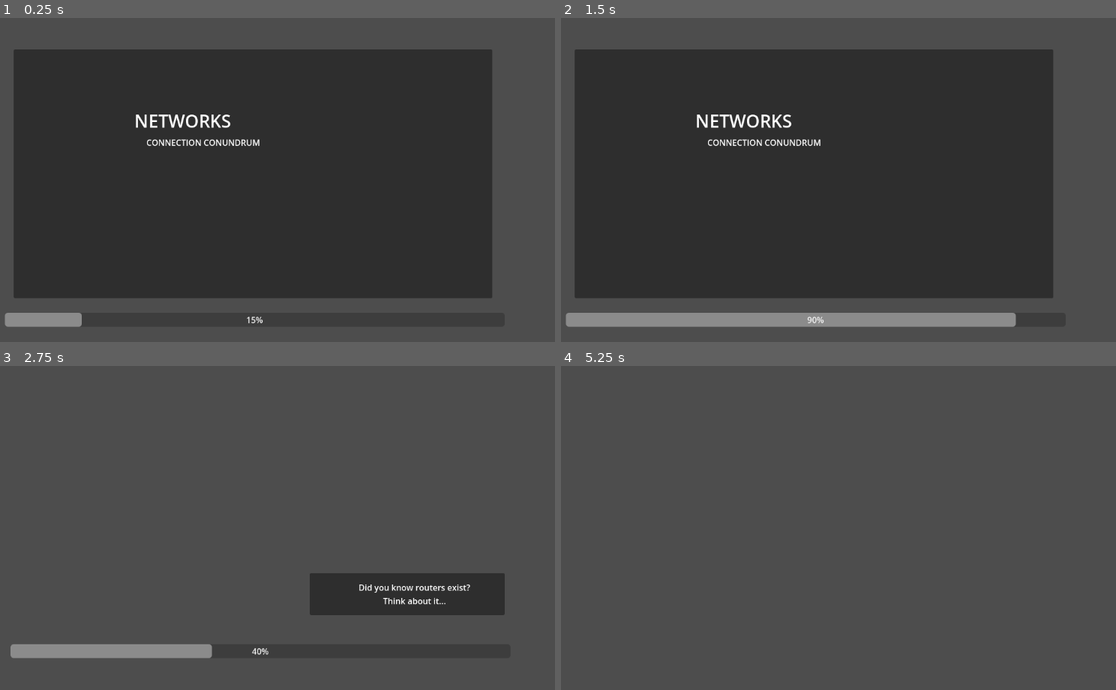
Above: before the commit, frames 1-4 (two rows, left to right).
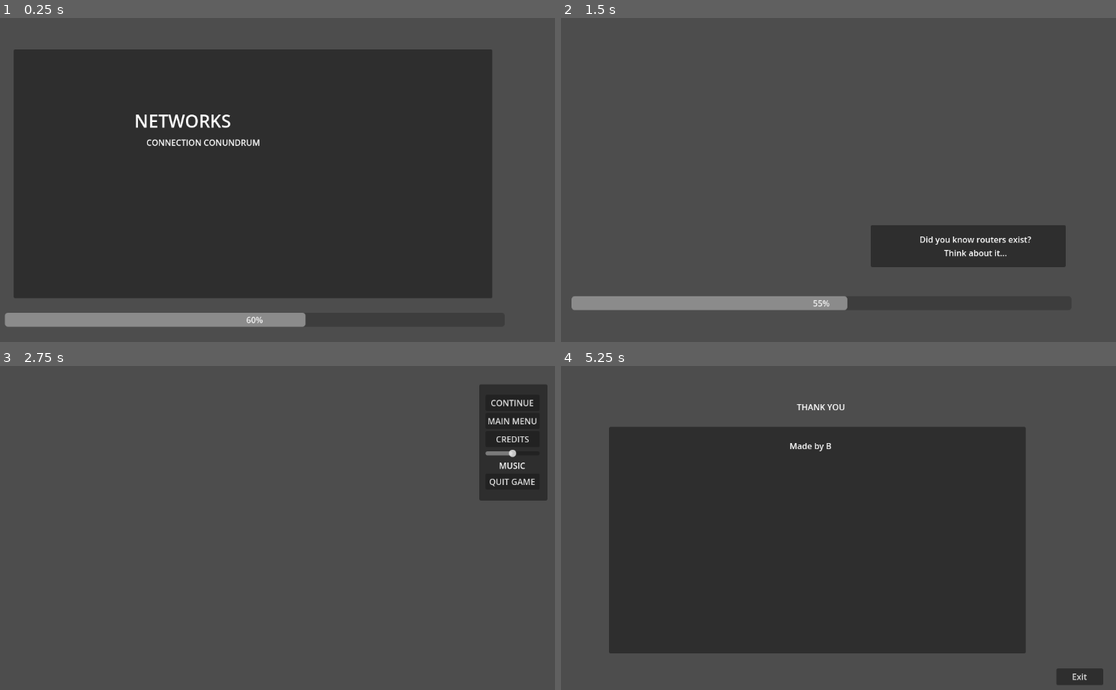
Above: after the commit, the same moments.

Repository: BcubeStudios/Netspace-Game
Game: Godot game, scene res://screens/opening.tscn
The game is run twice, just before and just after one commit, with the same random seed, the same clock (stepped at 60 frames per second) and the same inputs.
Inputs (mouse positions are in pixels of both pictures, inside the frame that each line leads up to):
- Up to frame 1 (0.25 s): no input
- Up to frame 2 (1.5 s): click (821, 183) at 0.5 s, where only the run after the commit has a clickable "START GAME"
- Up to frame 3 (2.75 s): click (260, 531) at 2 s, where only the run before the commit has a clickable "START GAME"
- Up to frame 4 (5.25 s): click (1071, 401) at 2.75 s, where only the run after the commit has a clickable "CONTINUE"; click (1071, 401) at 3.5 s, where only the run after the commit has a clickable "CONTINUE"; click (1071, 378) at 4.25 s, where only the run after the commit has a clickable "[insert menu icon]"; click (1071, 437) at 5 s, where only the run after the commit has a clickable "CREDITS"

The runs differ from the first frame. In frame 1, 1.8% of the frame differs, in the area x 14-56%, y 90-96%; in frame 2, 68%, in the area x 0-91%, y 9-96%; in frame 3, 10%; in frame 4, 53%.

Commit message:
added settings to demo

Diff:
--- a/GodotWorkspace/screens/credits_screen.tscn
+++ b/GodotWorkspace/screens/credits_screen.tscn
@@ -50,7 +50,7 @@
 offset_top = 595.0
 offset_right = 1126.0
 offset_bottom = 627.0
-text = "Back"
+text = "Exit"
 script = ExtResource("2_5rng6")
 
 [node name="AudioStreamPlayer2D" type="AudioStreamPlayer2D" parent="."]
--- a/GodotWorkspace/screens/demo_level.tscn
+++ b/GodotWorkspace/screens/demo_level.tscn
@@ -1,9 +1,29 @@
-[gd_scene load_steps=2 format=3 uid="uid://ddhmuwam3lrrg"]
+[gd_scene load_steps=3 format=3 uid="uid://ddhmuwam3lrrg"]
 
-[ext_resource type="AudioStream" uid="uid://b4bqurxdcmgt" path="res://music/02 Space Riddle.ogg" id="1_4c0e6"]
+[ext_resource type="Script" path="res://scripts/demo_level.gd" id="1_j08t0"]
+[ext_resource type="PackedScene" uid="uid://c6fth4mtmu8c0" path="res://screens/settings_menu.tscn" id="2_1ps50"]
 
 [node name="demo_level" type="Node2D"]
+script = ExtResource("1_j08t0")
 
-[node name="AudioStreamPlayer" type="AudioStreamPlayer" parent="."]
-stream = ExtResource("1_4c0e6")
-autoplay = true
+[node name="settingButton" type="Button" parent="."]
+visible = false
+offset_left = 993.0
+offset_top = 20.0
+offset_right = 1142.0
+offset_bottom = 51.0
+text = "[insert menu icon]"
+
+[node name="settingPanel" type="Panel" parent="."]
+offset_left = 1005.0
+offset_top = 47.0
+offset_right = 1136.0
+offset_bottom = 271.0
+
+[node name="SettingsMenu" parent="." instance=ExtResource("2_1ps50")]
+offset_left = 1069.0
+offset_top = 158.0
+offset_right = 1069.0
+offset_bottom = 158.0
+
+[connection signal="pressed" from="settingButton" to="." method="_on_setting_button_pressed"]
--- /dev/null
+++ b/GodotWorkspace/scripts/demo_level.gd
@@ -0,0 +1,34 @@
+extends Node2D
+
+var setting_on = false
+@onready var settings_menu = $SettingsMenu
+@onready var setting_panel = $settingPanel
+@onready var settings_button = $settingButton
+
+# Called when the node enters the scene tree for the first time.
+func _ready():
+	pass # Replace with function body.
+
+
+func _process(_delta):
+	if Input.is_action_just_pressed("Settings"):
+		settingsMenu()
+
+func settingsMenu():
+	if setting_on:
+		settings_menu.hide()
+		setting_panel.hide()
+		settings_button.show()
+		Engine.time_scale = 1
+	else :
+		settings_button.hide()
+		setting_panel.show()
+		settings_menu.show()
+		Engine.time_scale = 0
+	setting_on = !setting_on
+pass
+
+
+func _on_setting_button_pressed():
+	settingsMenu()
+	pass # Replace with function body.
--- a/GodotWorkspace/scripts/opening.gd
+++ b/GodotWorkspace/scripts/opening.gd
@@ -14,7 +14,7 @@
 #slowly loads te progress bar
 func loadBar():
 	if percentage <=100:
-		percentage += 1
+		percentage += 4
 		progressBar.value = percentage
 		pass
 	else:
--- a/GodotWorkspace/scripts/settings_menu.gd
+++ b/GodotWorkspace/scripts/settings_menu.gd
@@ -16,6 +16,13 @@
 	get_tree().change_scene_to_file("res://screens/credits_screen.tscn")
 	pass # Replace with function body.
 
+#changes volume of music
+func _on_music_slider_drag_ended(value_changed):
+	if value_changed:
+		var value = musicSlider.value - 35
+		AudioServer.set_bus_volume_db(AudioServer.get_bus_index("Master"), value)
+	else:
+		pass
 
 #quits game entirely
 func _on_quit_button_pressed():
@@ -23,8 +30,4 @@
 
 #coninues back to where it was
 func _on_continue_button_pressed():
-	pass # Replace with function body.
-
-#changes volume of music
-func _on_music_slider_value_changed(value):
-	AudioServer.set_bus_volume_db(AudioServer.get_bus_index("Master"), value - 35)
+	main.settingsMenu()
Not shown, removed: GodotWorkspace/music/02 Space Riddle.ogg.import
Not shown, removed: GodotWorkspace/music/02 Space Riddle.ogg
